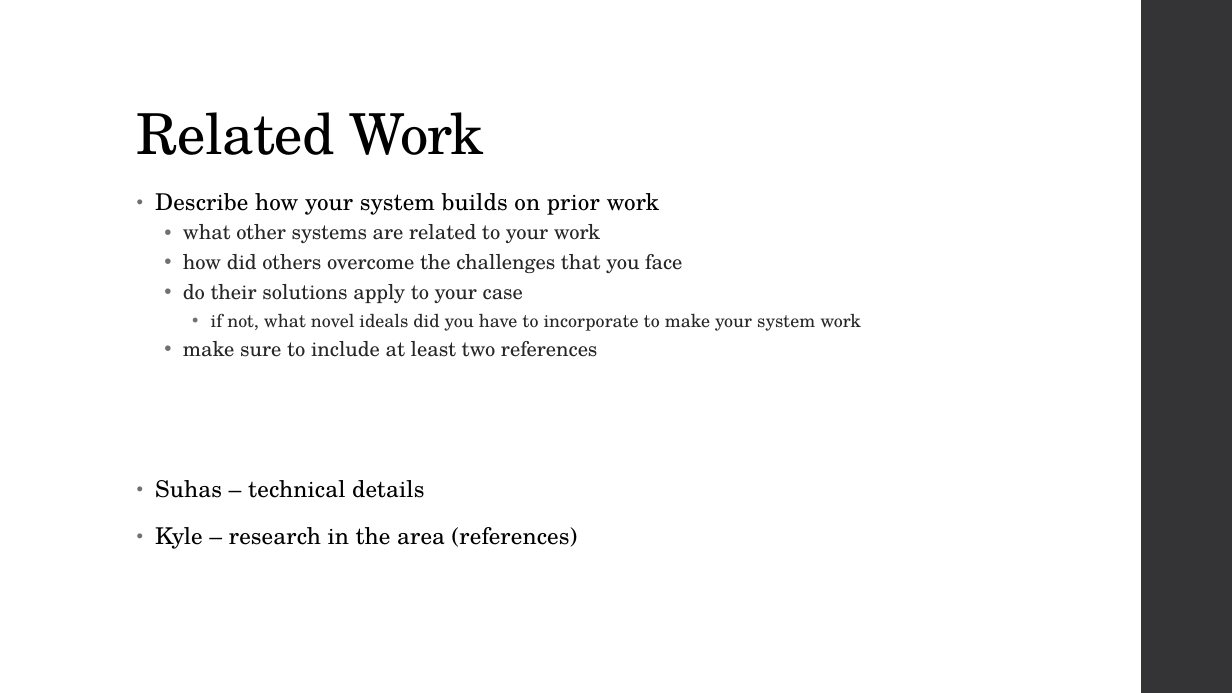
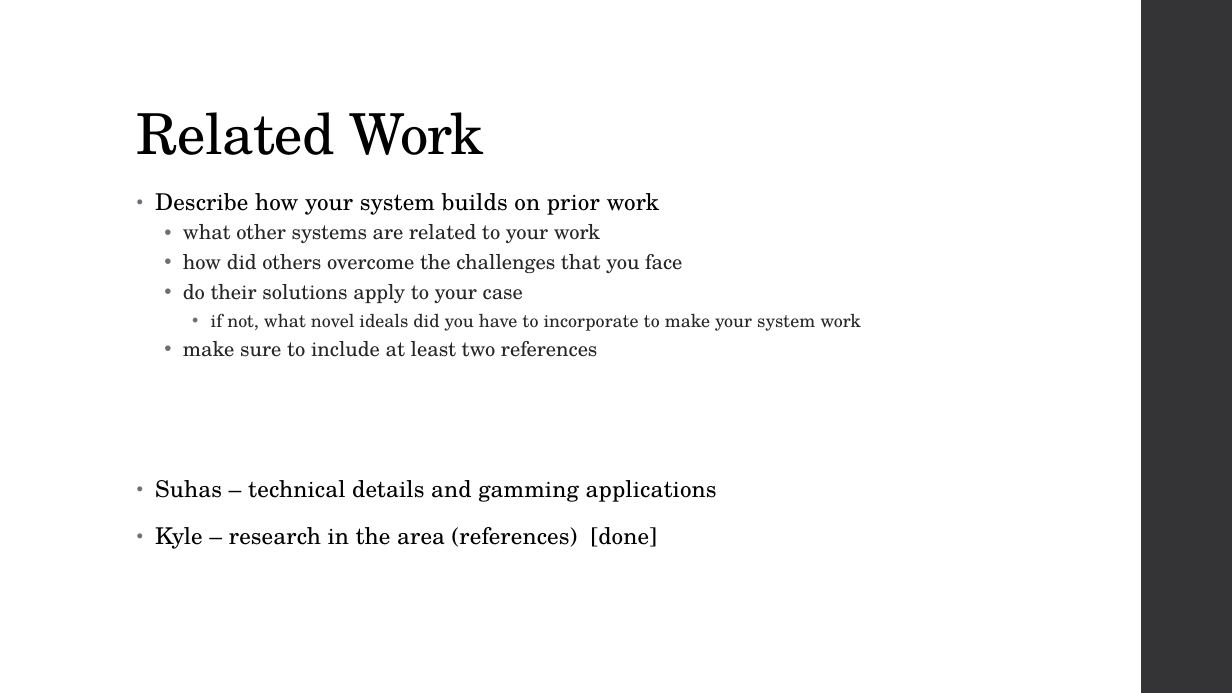
Before and after one commit to diederichk/StepCounter, a slide deck: slide 7 of MidtermPresentation/MidtermPresentation.pptx (slide 6 before the commit). Drawn at 1232x693 pixels with LibreOffice and Linux fonts; fonts in the diff are those of the drawing. Boxes give left, top, right and bottom in pixels: in the first picture for what was removed or moved away, otherwise in the second. Text is boxed around its words. In the diff, an @@ line names an element or a change of style, - is before the commit and + after.

```diff
--- a/MidtermPresentation/MidtermPresentation.pptx
+++ b/MidtermPresentation/MidtermPresentation.pptx
@@ text at box(155, 480, 717, 549): text changed @@
-• Suhas – technical details
-• Kyle – research in the area (references)
+• Suhas – technical details and gamming applications
+• Kyle – research in the area (references) [done]
```
Also in this commit, not shown: 3 other slides changed, 9 slides added, 2 slides removed.
